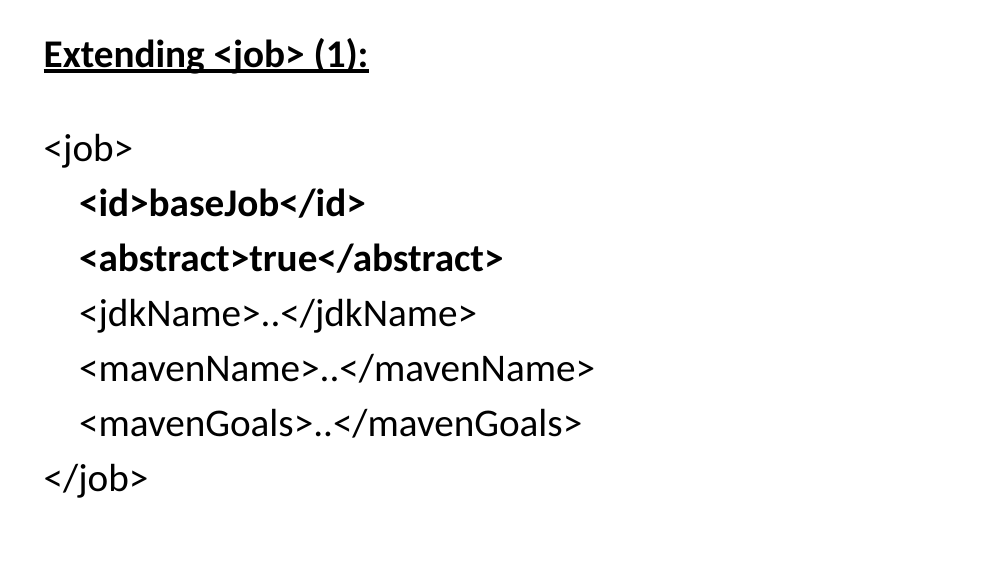
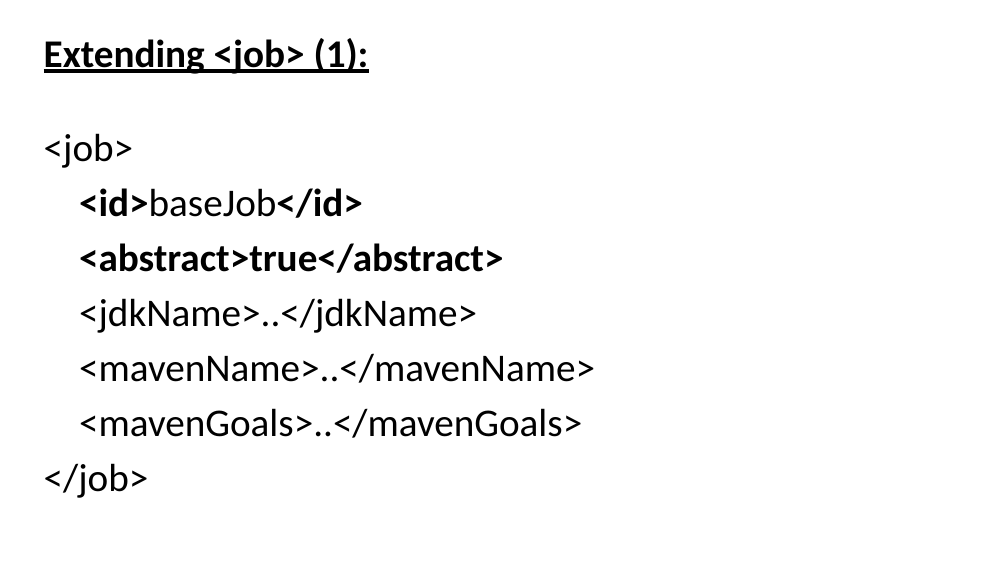
Before and after one commit to evgeny-goldin/maven-plugins, a slide deck: slide 61 of maven-plugins.pptx. Drawn at 1008x567 pixels with LibreOffice and Linux fonts; fonts in the diff are those of the drawing; background and template pictures are left out. Boxes give left, top, right and bottom in pixels: in the first picture for what was removed or moved away, otherwise in the second. Text is boxed around its words. In the diff, an @@ line names an element or a change of style, - is before the commit and + after.

```diff
--- a/maven-plugins.pptx
+++ b/maven-plugins.pptx
@@ text at (x1=79, y1=188, x2=363, y2=218): bold off in "<id>baseJob</id>" @@
```
Also in this commit, not shown: 28 other slides changed.
